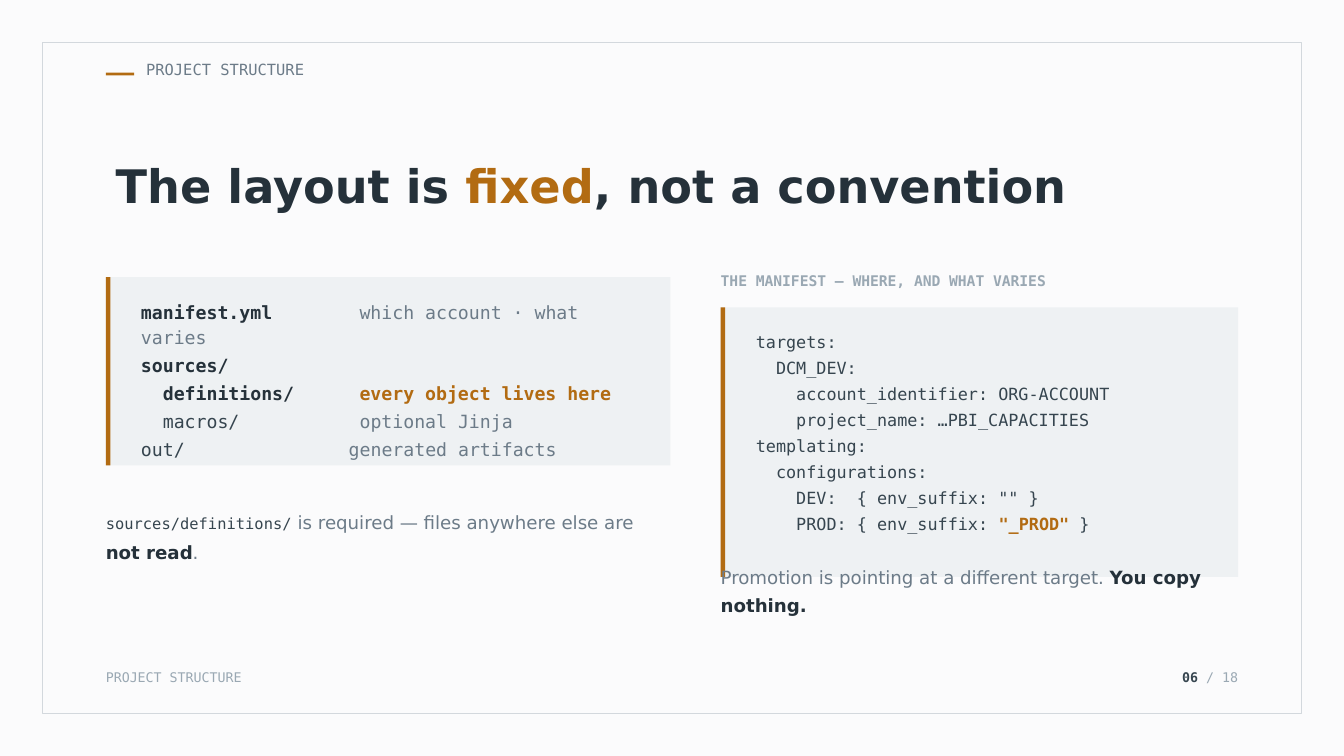
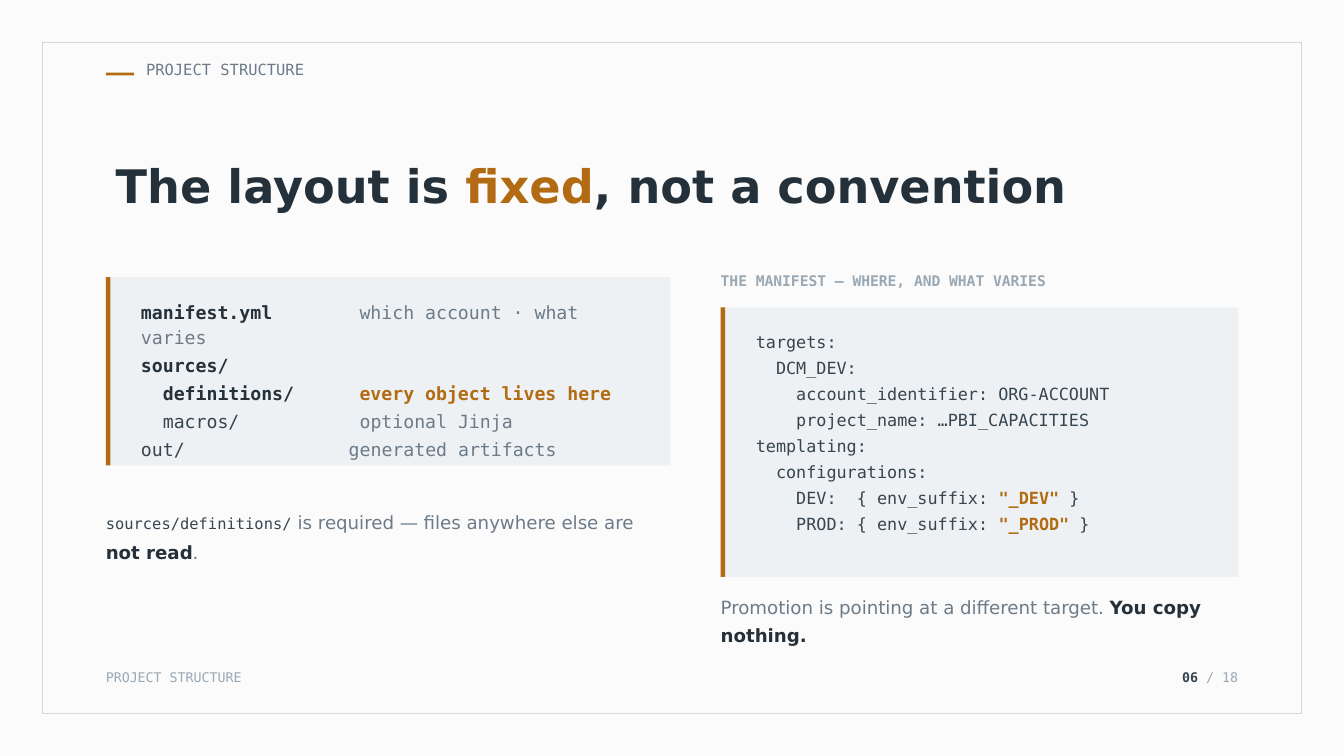
Before and after one commit to Codefordataengg/DMC_PBI, a slide deck: slide 6 of docs/DCM_Presentation.pptx. Drawn at 1344x756 pixels with LibreOffice and Linux fonts; fonts in the diff are those of the drawing. Boxes give left, top, right and bottom in pixels: in the first picture for what was removed or moved away, otherwise in the second. Text is boxed around its words. In the diff, an @@ line names an element or a change of style, - is before the commit and + after.

```diff
--- a/docs/DCM_Presentation.pptx
+++ b/docs/DCM_Presentation.pptx
@@ text at box(796, 491, 1060, 508): text changed @@
-DEV: { env_suffix: "" }
+DEV: { env_suffix: "_DEV" }
@@ text "Promotion is pointing at a ...": place and size @@
-text "Promotion is pointing at a ..." at box(721, 569, 1201, 616)
+text "Promotion is pointing at a ..." at box(721, 600, 1201, 646)
```
Also in this commit, not shown: 1 other slide changed, 2 other files.
